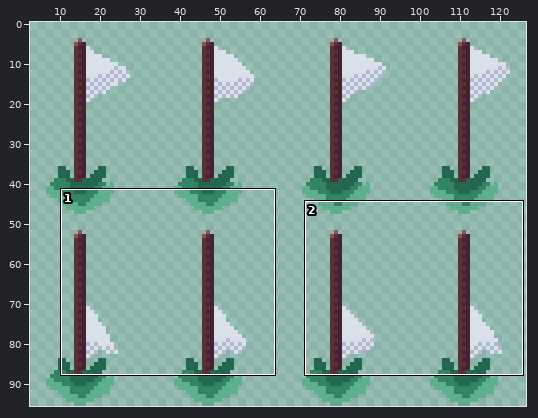
Edited in one commit: sprite sheet (res/flag.png). The picture above shows the old version from afar; the outline marks the close-up.
Close-up. The starting point:
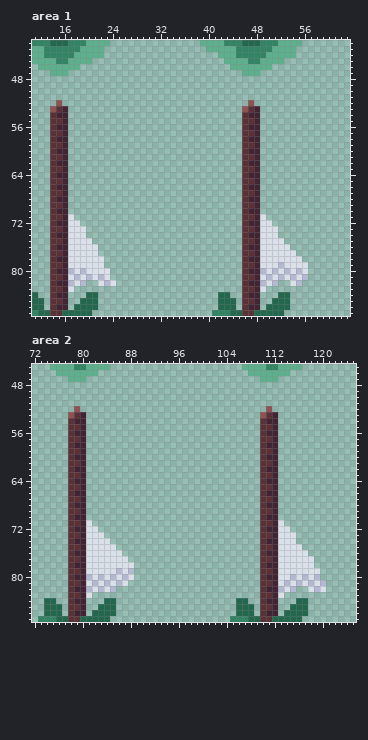
The file is 128x96 pixels. Shown: area 1: x 11..63, y 42..87; area 2: x 72..125, y 45..87. The old version is drawn lined up with the new one. The wide view leaves out empty margins. The commit also changed other parts of the picture, which this record leaves out.
And afterwards:
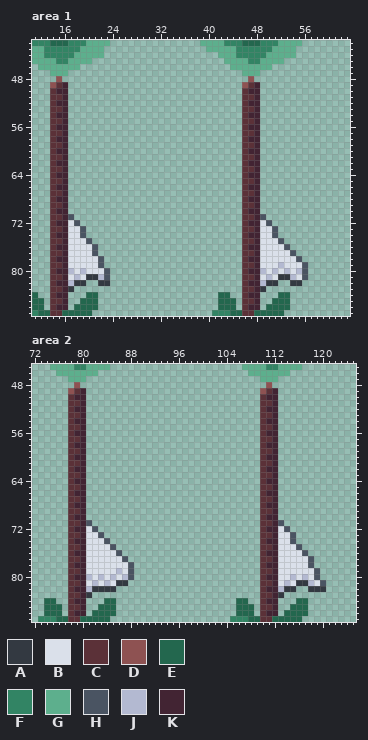
Palette (. is transparent): A #333941  B #dae0ea  C #5b3138  D #8e5252  E #23674e  F #328464  G #5daf8d  H #4a5462  J #b3b9d1  K #422433
The edit:
whole drawing moved by +0,+4 (the old picture is shown already moved)
Area 1:
Colour B becomes colour A in row 81 at x 21 and 53; in row 82 at x 18, 22, 50 and 54; in row 83 at x 17 and 49.
Colour J becomes colour A in row 81 at x 20 and 52; in row 82 at x 19, 23, 51 and 55.
The author put colour C in row 49 at x 15 and 47; in row 50 at x 14 and 46; in row 51 at x 14 to 15 and 46 to 47; in row 52 at x 14 and 46.
Colour D becomes colour C in row 53 at x 14 and 46.
The author put colour D in row 48 at x 15 and 47; in row 49 at x 14 and 46.
Colour B becomes colour H in row 71 at x 17 and 49; in row 72 at x 18 and 50; in rows 73 to 74 at x 19 and 51; in row 75 at x 20 and 52; in row 76 at x 21 and 53; in row 77 at x 21 and 54.
Colour B becomes colour H in row 78 at x 22 and 55; in row 79 at x 22 and 56; in row 80 at x 23 and 56; in row 81 at x 23.
Colour J becomes colour H in row 81 at x 56.
The author put colour K in row 49 at x 16 and 48; in row 50 at x 15 to 16 and 47 to 48; in rows 51 to 52 at x 16 and 48.
Colour D becomes colour K in row 52 at x 15 and 47.
The author cleared colour B in row 82 at x 24.
Area 2:
Colour B becomes colour A in row 81 at x 87 and 117; in row 82 at x 82, 84, 114, 118 and 120; in row 83 at x 81 and 113.
Colour J becomes colour A in row 81 at x 86 and 116; in row 82 at x 83, 85, 115 and 119.
The author put colour C in row 49 at x 79 and 111; in row 50 at x 78 and 110; in row 51 at x 78 to 79 and 110 to 111; in row 52 at x 78 and 110.
Colour D becomes colour C in row 53 at x 78 and 110.
The author put colour D in row 48 at x 79 and 111; in row 49 at x 78 and 110.
Colour B becomes colour H in row 71 at x 81 and 113; in row 72 at x 82 and 114; in row 73 at x 83 and 115; in row 74 at x 84 and 115; in row 75 at x 85 and 116; in row 76 at x 86 and 117.
Colour B becomes colour H in row 77 at x 87 and 118; in row 78 at x 88 and 118; in row 79 at x 119; in row 80 at x 88.
Colour J becomes colour H in row 79 at x 88; in row 80 at x 119; in row 81 at x 120.
The author put colour K in row 49 at x 80 and 112; in row 50 at x 79 to 80 and 111 to 112; in rows 51 to 52 at x 80 and 112.
Colour D becomes colour K in row 52 at x 79 and 111.
